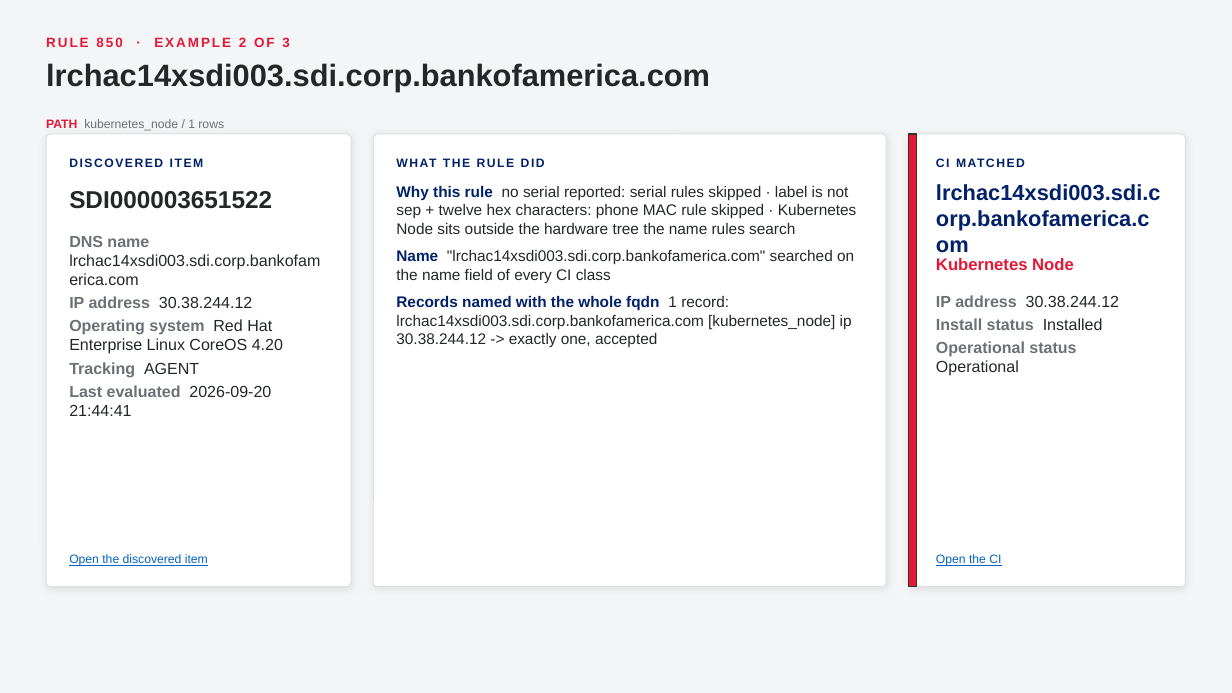
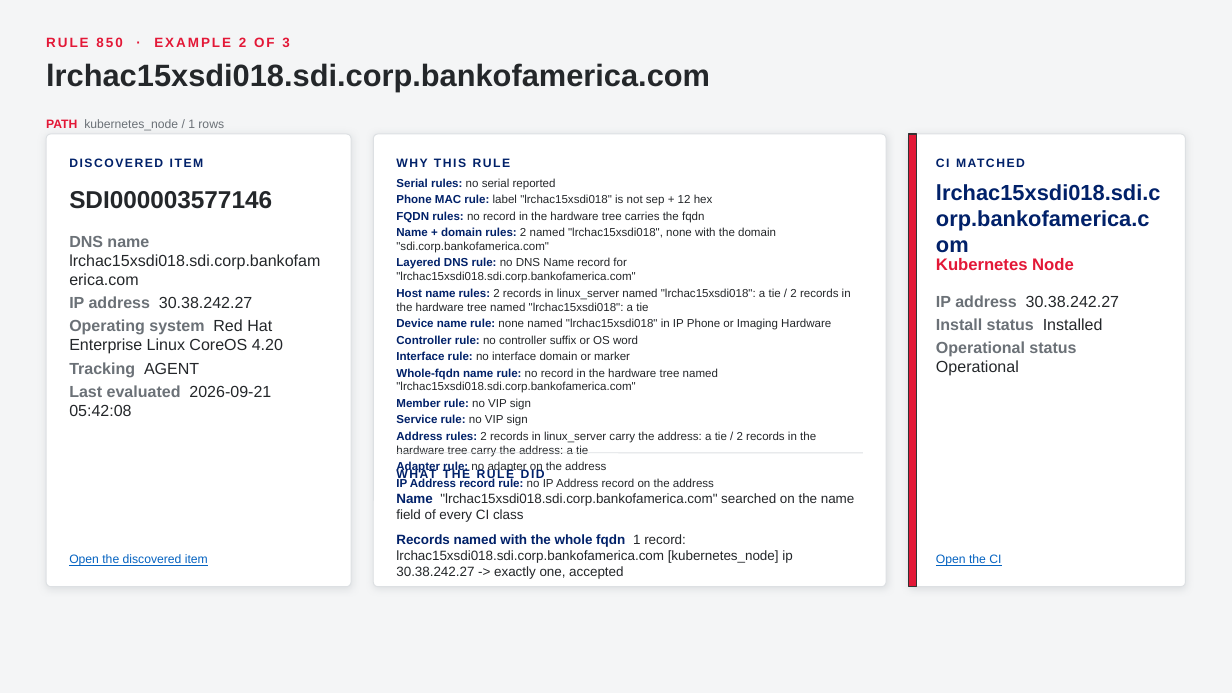
Before and after one commit to singhmihir/py, a slide deck: slide 80 of stories/qualys-ci-lookup-rules/Qualys CI Lookup Rules - CMDB Team Demo.pptx. Drawn at 1232x693 pixels with LibreOffice and Linux fonts; fonts in the diff are those of the drawing. Boxes give left, top, right and bottom in pixels: in the first picture for what was removed or moved away, otherwise in the second. Text is boxed around its words. In the diff, an @@ line names an element or a change of style, - is before the commit and + after.

```diff
--- a/stories/qualys-ci-lookup-rules/Qualys CI Lookup Rules - CMDB Team Demo.pptx
+++ b/stories/qualys-ci-lookup-rules/Qualys CI Lookup Rules - CMDB Team Demo.pptx
@@ text at box(46, 63, 710, 91): text changed @@
-lrchac14xsdi003.sdi.corp.bankofamerica.com
+lrchac15xsdi018.sdi.corp.bankofamerica.com
@@ text added at box(396, 158, 511, 167), 9.5 pt, text #012169, bold @@
+WHY THIS RULE
@@ text added at box(396, 178, 851, 487), 9 pt, text #24272A @@
+• Serial rules: no serial reported
+• Phone MAC rule: label "lrchac15xsdi018" is not sep + 12 hex
+• FQDN rules: no record in the hardware tree carries the fqdn
+• Name + domain rules: 2 named "lrchac15xsdi018", none with the domain "sdi.corp.bankofamerica.com"
+• Layered DNS rule: no DNS Name record for "lrchac15xsdi018.sdi.corp.bankofamerica.com"
+• Host name rules: 2 records in linux_server named "lrchac15xsdi018": a tie / 2 records in the hardware tree named "lrchac15xsdi018": a tie
+• Device name rule: none named "lrchac15xsdi018" in IP Phone or Imaging Hardware
+• Controller rule: no controller suffix or OS word
+• Interface rule: no interface domain or marker
+• Whole-fqdn name rule: no record in the hardware tree named "lrchac15xsdi018.sdi.corp.bankofamerica.com"
+• Member rule: no VIP sign
+• Service rule: no VIP sign
+• Address rules: 2 records in linux_server carry the address: a tie / 2 records in the hardware tree carry the address: a tie
+• Adapter rule: no adapter on the address
+• IP Address record rule: no IP Address record on the address
@@ text at box(69, 191, 272, 209): text changed @@
-SDI000003651522
+SDI000003577146
@@ text at box(936, 184, 1161, 231): text changed @@
-lrchac14xsdi003.sdi.corp.bankofamerica.com
+lrchac15xsdi018.sdi.corp.bankofamerica.com
@@ text at box(69, 236, 320, 308): text changed @@
-DNS name lrchac14xsdi003.sdi.corp.bankofamerica.com
-IP address 30.38.244.12
+DNS name lrchac15xsdi018.sdi.corp.bankofamerica.com
+IP address 30.38.242.27
@@ text at box(936, 295, 1119, 307): text changed @@
-IP address 30.38.244.12
+IP address 30.38.242.27
@@ text at box(69, 385, 271, 416): text changed @@
-Last evaluated 2026-09-20 21:44:41
+Last evaluated 2026-09-21 05:42:08
@@ text "WHAT THE RULE DID" rewrapped from box(396, 151, 863, 175) to box(498, 461, 562, 487) @@
@@ line added from (396, 453) to (863, 453), #DDE0E3 0.75 pt @@
@@ text at box(396, 493, 855, 579): text changed; size 12 to 10.5 pt @@
-1. Why this rule no serial reported: serial rules skipped · label is not sep + twelve hex characters: phone MAC rule skipped · Kubernetes Node sits outside the hardware tree the name rules search
-2. Name "lrchac14xsdi003.sdi.corp.bankofamerica.com" searched on the name field of every CI class
-3. Records named with the whole fqdn 1 record: lrchac14xsdi003.sdi.corp.bankofamerica.com [kubernetes_node] ip 30.38.244.12 -> exactly one, accepted
+1. Name "lrchac15xsdi018.sdi.corp.bankofamerica.com" searched on the name field of every CI class
+2. Records named with the whole fqdn 1 record: lrchac15xsdi018.sdi.corp.bankofamerica.com [kubernetes_node] ip 30.38.242.27 -> exactly one, accepted
```
Also in this commit, not shown: 59 other slides changed, 7 other files.
